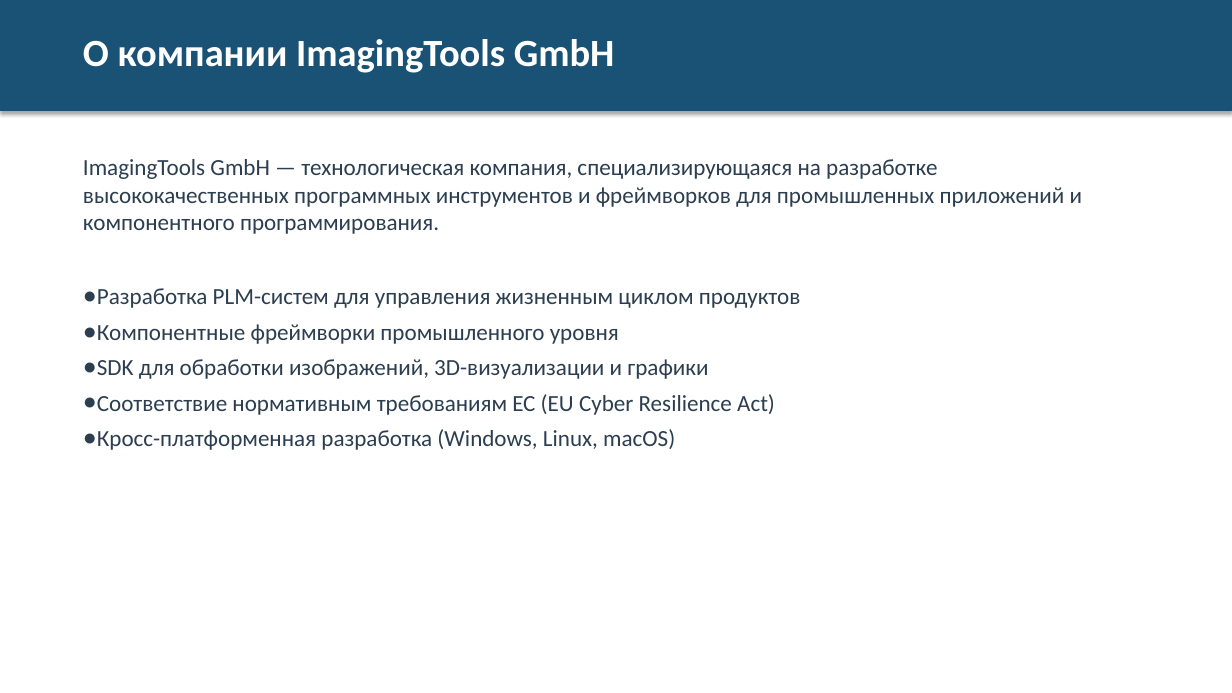
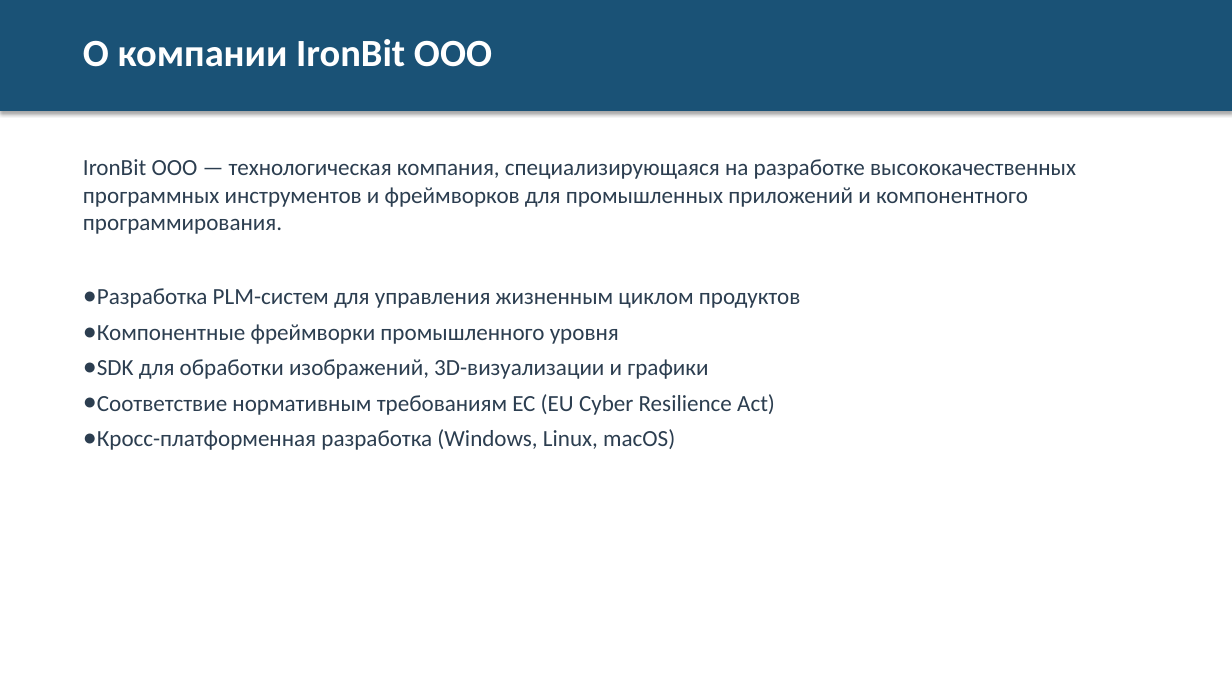
Before and after one commit to ImagingTools/ProLife, a slide deck: slide 2 of Docs/ProLife_Product_Description_MTC.pptx. Drawn at 1232x693 pixels with LibreOffice and Linux fonts; fonts in the diff are those of the drawing. Boxes give left, top, right and bottom in pixels: in the first picture for what was removed or moved away, otherwise in the second. Text is boxed around its words. In the diff, an @@ line names an element or a change of style, - is before the commit and + after.

```diff
--- a/Docs/ProLife_Product_Description_MTC.pptx
+++ b/Docs/ProLife_Product_Description_MTC.pptx
@@ text at (83,39,492,67): text changed @@
-О компании ImagingTools GmbH
+О компании IronBit OOO
@@ text at (83,159,1076,234): text changed @@
-ImagingTools GmbH — технологическая компания, специализирующаяся на разработке высококачественных программных инструментов и фреймворков для промышленных приложений и компонентного программирования.
+IronBit OOO — технологическая компания, специализирующаяся на разработке высококачественных программных инструментов и фреймворков для промышленных приложений и компонентного программирования.
```
Also in this commit, not shown: 4 other slides changed, 1 other file.
